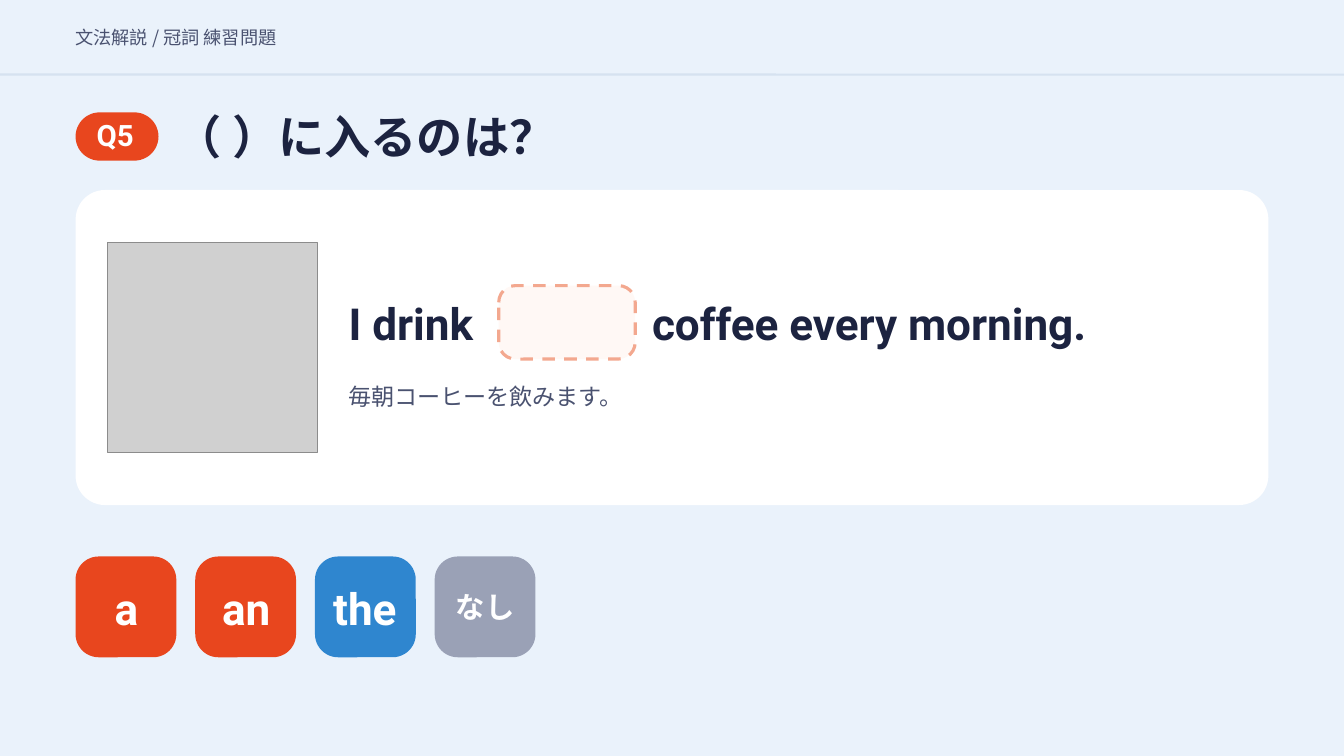
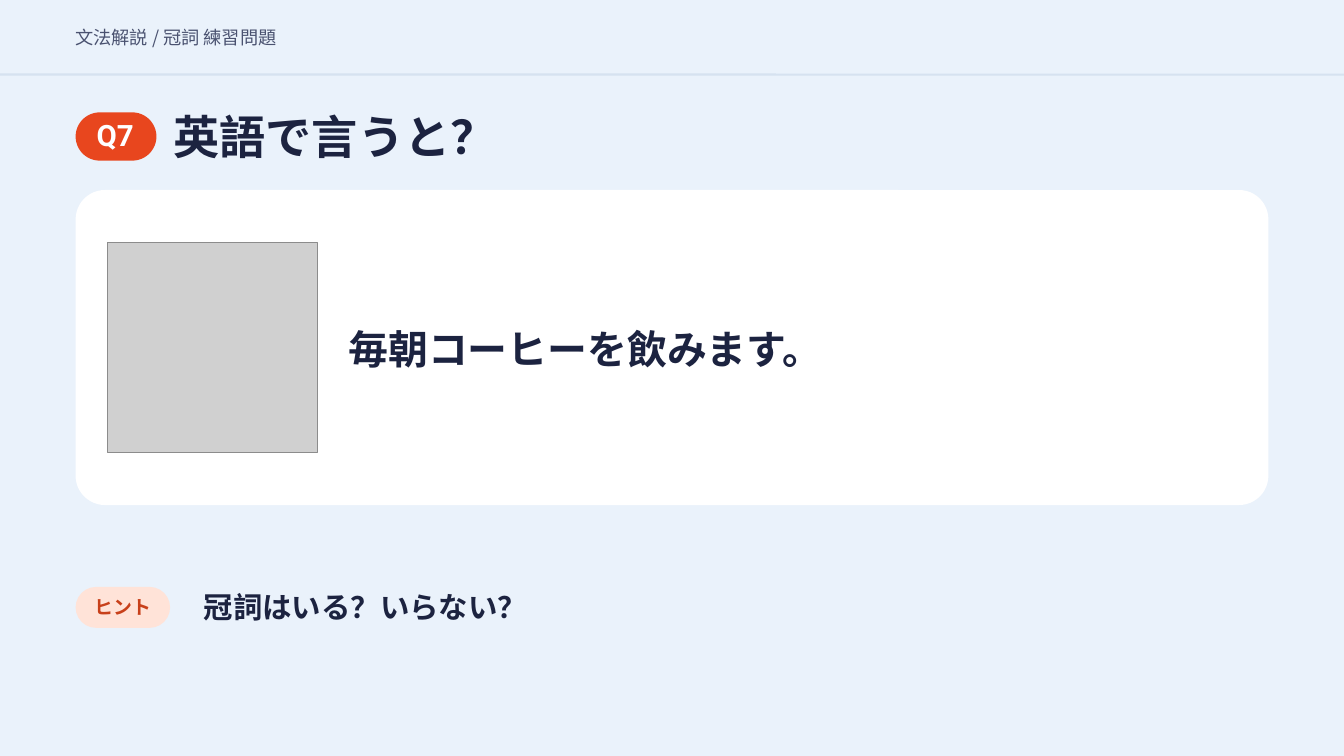
Before and after one commit to hinakajisaki-dev/hina-english, a slide deck: slide 17 of matome/articles-4/articles-4-slides.pptx (slide 14 before the commit). Drawn at 1344x756 pixels with LibreOffice and Linux fonts; fonts in the diff are those of the drawing; grey boxes stand for pictures. Boxes give left, top, right and bottom in pixels: in the first picture for what was removed or moved away, otherwise in the second. Text is boxed around its words. In the diff, an @@ line names an element or a change of style, - is before the commit and + after.

```diff
--- a/matome/articles-4/articles-4-slides.pptx
+++ b/matome/articles-4/articles-4-slides.pptx
@@ text at bbox=[173, 114, 496, 158]: text changed @@
-（ ）に入るのは？
+英語で言うと？
@@ text at bbox=[97, 125, 134, 150]: text changed @@
-Q5
+Q7
@@ rounded rectangle removed at bbox=[499, 285, 635, 359] @@
@@ text "毎朝コーヒーを飲みます。": place and size @@
-text "毎朝コーヒーを飲みます。" at bbox=[349, 385, 623, 407]
+text "毎朝コーヒーを飲みます。" at bbox=[349, 330, 823, 368]
@@ text "毎朝コーヒーを飲みます。" at bbox=[349, 330, 823, 368]: size 16.5 to 28.5 pt, text colour #4A5270 to #1C2340, bold on @@
@@ text removed at bbox=[349, 307, 473, 341] @@
-I drink
@@ text removed at bbox=[652, 306, 1086, 350] @@
-coffee every morning.
@@ rounded rectangle removed at bbox=[196, 557, 296, 657] @@
@@ rounded rectangle removed at bbox=[315, 557, 415, 657] @@
@@ rounded rectangle removed at bbox=[435, 557, 535, 657] @@
@@ rounded rectangle: place and size @@
-rounded rectangle at bbox=[76, 557, 176, 657]
+rounded rectangle at bbox=[76, 587, 170, 628]
@@ rounded rectangle at bbox=[76, 587, 170, 628]: fill #E8461E to #FFE3D8; proportions changed @@
@@ text added at bbox=[94, 599, 150, 615], 13.5 pt, text #C8401A, bold @@
+ヒント
@@ text added at bbox=[204, 593, 527, 621], 21 pt, text #1C2340, bold @@
+冠詞はいる？いらない？
@@ text removed at bbox=[333, 592, 396, 626] @@
-the
@@ text removed at bbox=[456, 594, 515, 620] @@
-なし
@@ text removed at bbox=[115, 601, 139, 626] @@
-a
@@ text removed at bbox=[222, 601, 270, 626] @@
-an
```
Also in this commit, not shown: 49 other slides changed, 1 slide added, 2 slides removed, 3 other files.
